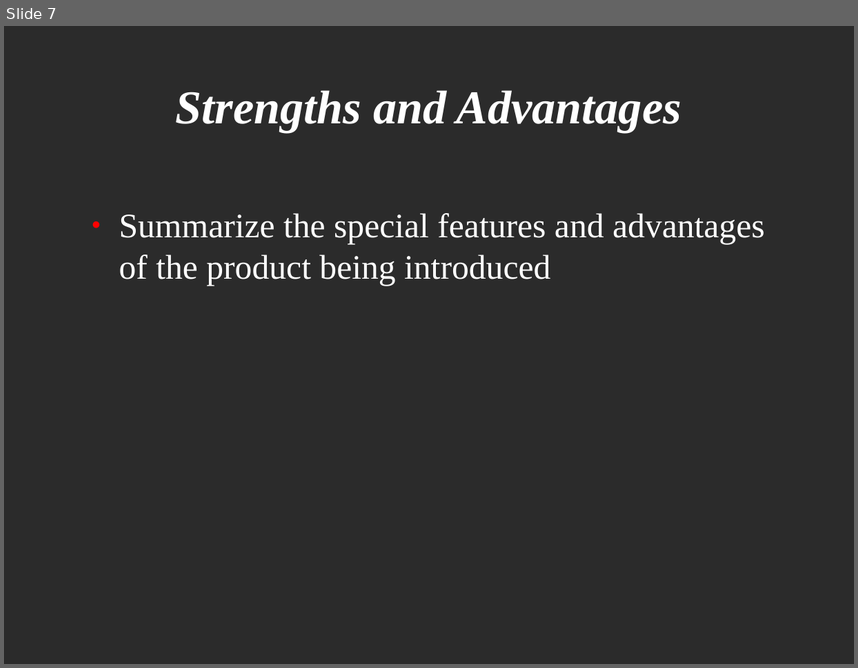
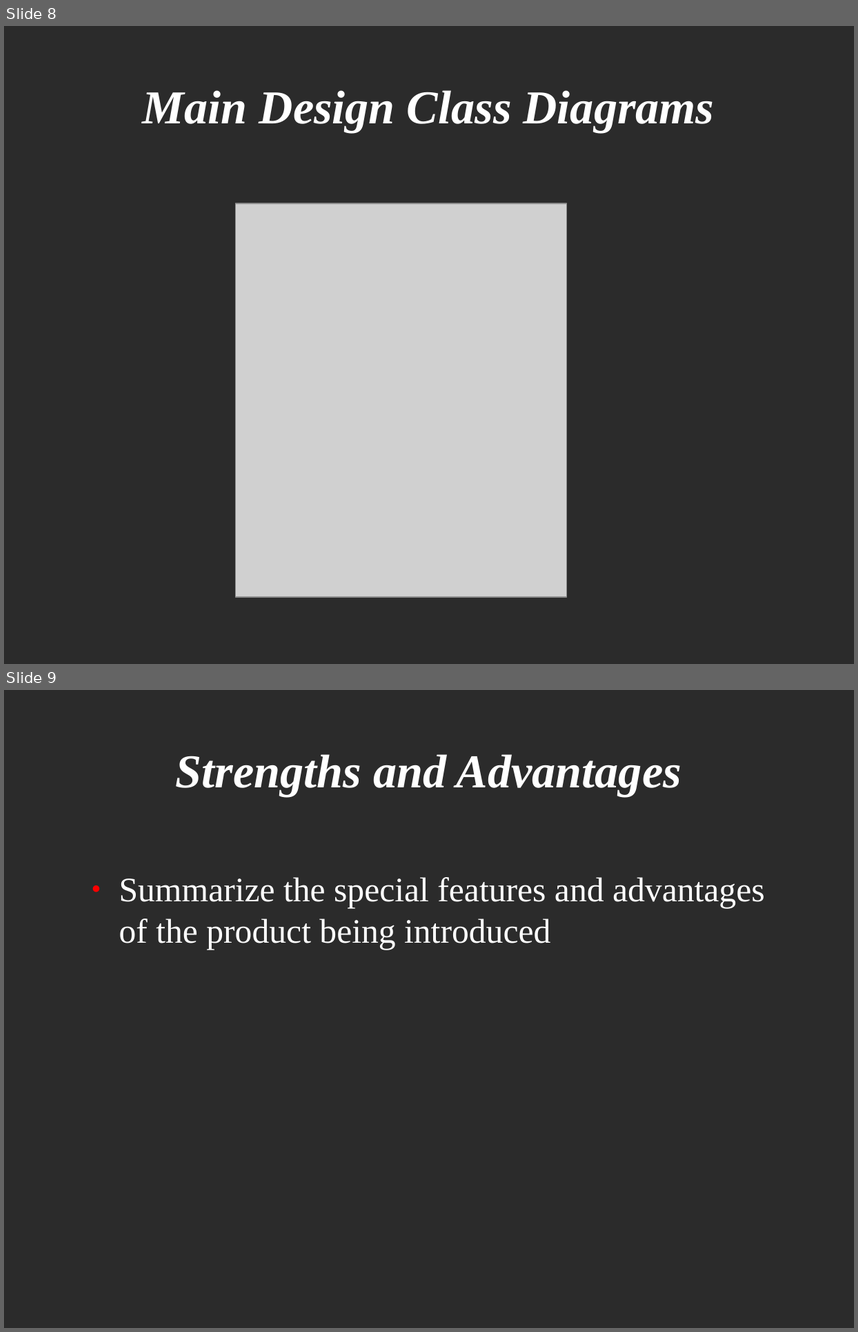
Before and after one commit to CSharkie/ucn-workshop-design-dm83-group2, a slide deck: Workshop group 2.odp. Shown one above the other, each under a label of ours: slide 7 before the commit, slides 8 and 9 after it. The pictures are 858x668 and 858x1332 pixels, drawn with LibreOffice and Linux fonts; fonts in the diff are those of the drawing; grey boxes stand for pictures; background and template pictures are left out; a plain dark background stands for a picture behind light text. Boxes give left, top, right and bottom in pixels: in the first picture for what was removed or moved away, otherwise in the second. Text is boxed around its words. In the diff, an @@ line names an element or a change of style, - is before the commit and + after.

```diff
--- a/Workshop group 2.odp
+++ b/Workshop group 2.odp
@@ slide 8 added at (4, 26, 854, 664), background picture (left out) @@
@@ title added at (143, 90, 715, 132), 44 pt, text #FFFFFF, bold, italic @@
+Main Design Class Diagrams
@@ picture added at (235, 203, 567, 597) @@
@@ what was slide 7 is now slide 9 @@
```
Also in this commit, not shown: 1 slide changed, 1 other slide added, 3 other files.
